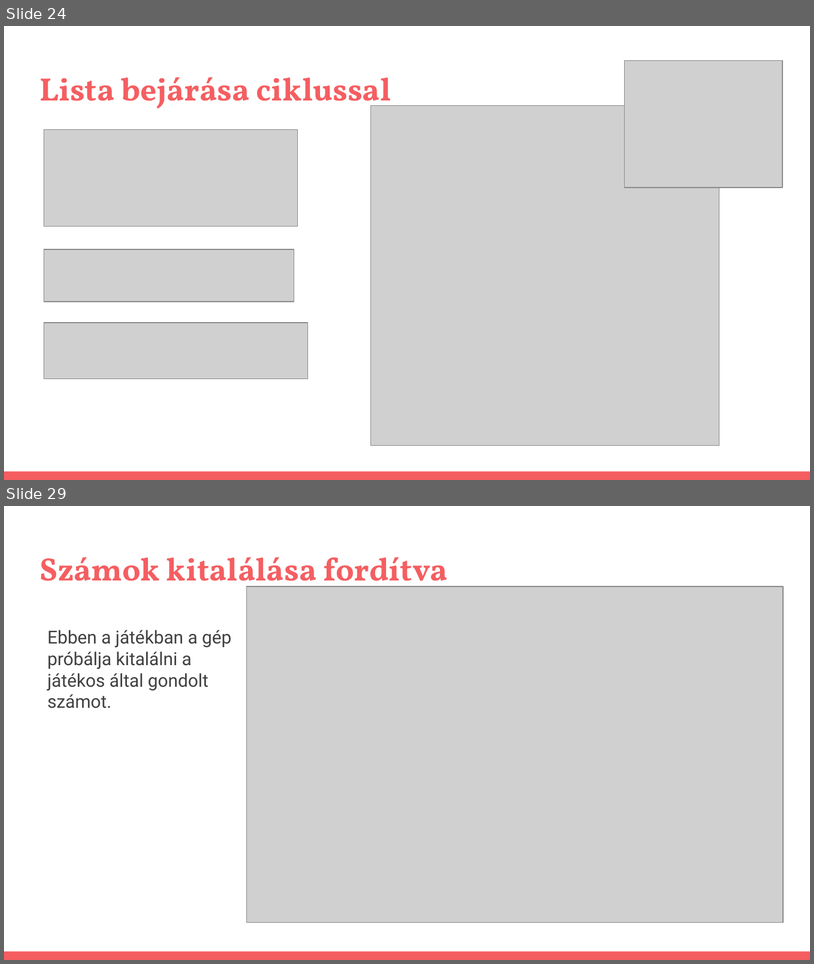
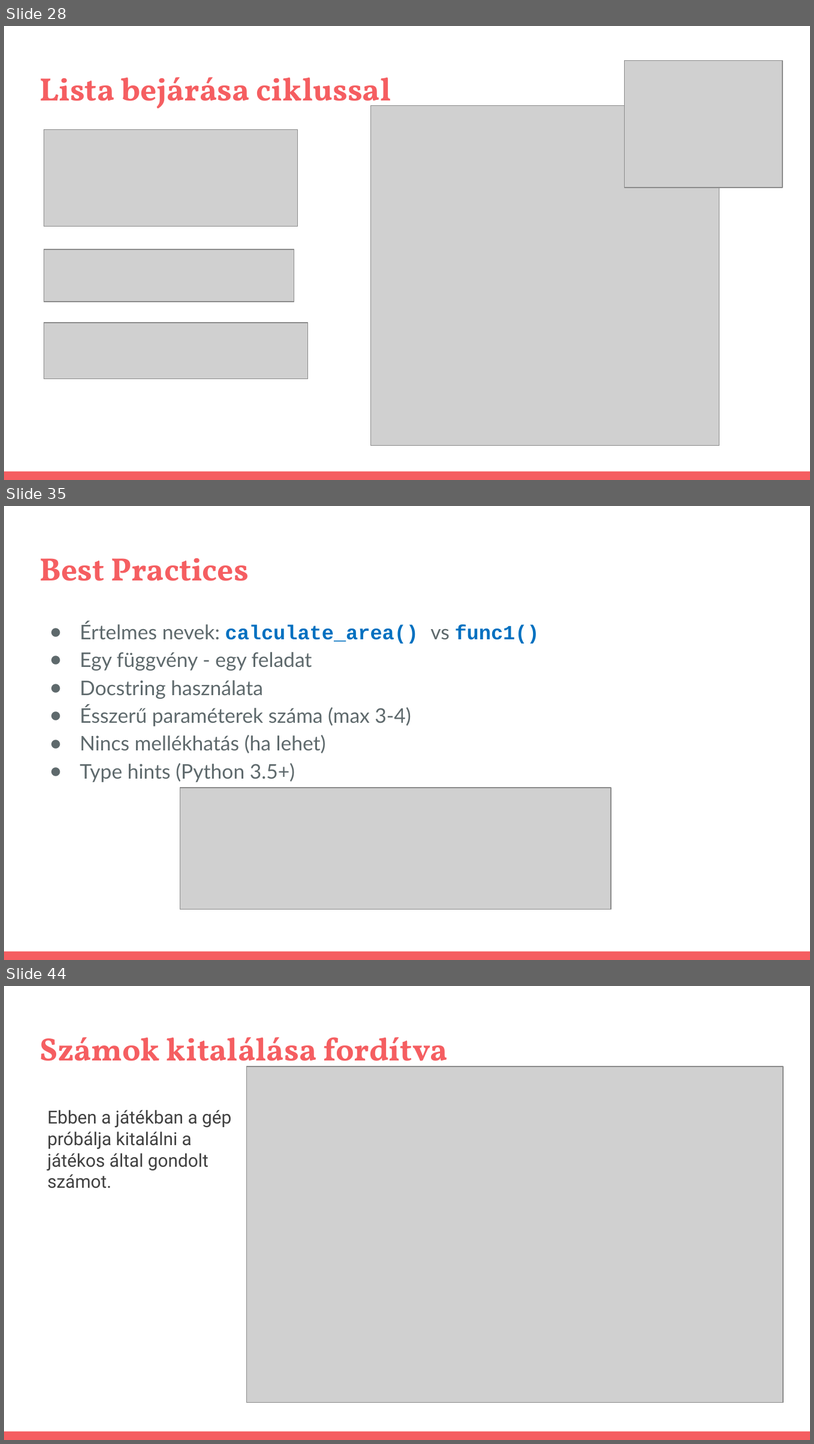
Before and after one commit to pisti72/infoka, a slide deck: prog/Bevezetés a Programozás Világába.pptx. Shown one above the other, each under a label of ours: slides 24 and 29 before the commit, slides 28, 35 and 44 after it; the slides between them are not shown. The pictures are 814x964 and 814x1444 pixels, drawn with LibreOffice and Linux fonts; fonts in the diff are those of the drawing; grey boxes stand for pictures. Boxes give left, top, right and bottom in pixels: in the first picture for what was removed or moved away, otherwise in the second. Text is boxed around its words. In the diff, an @@ line names an element or a change of style, - is before the commit and + after.

```diff
--- a/prog/Bevezetés a Programozás Világába.pptx
+++ b/prog/Bevezetés a Programozás Világába.pptx
@@ slide 35 added at (x1=4, y1=506, x2=810, y2=960), background #FFFFFF; not listed: 1 template element that a slide beside it also shows @@
@@ title added at (x1=39, y1=558, x2=249, y2=581), 28.8 pt, text #F55E61, bold @@
+Best Practices
@@ text added at (x1=80, y1=622, x2=540, y2=782), 18 pt, text #5E696C @@
+● Értelmes nevek: calculate_area() vs func1()
+● Egy függvény - egy feladat
+● Docstring használata
+● Ésszerű paraméterek száma (max 3-4)
+● Nincs mellékhatás (ha lehet)
+● Type hints (Python 3.5+)
@@ picture added at (x1=180, y1=787, x2=612, y2=909) @@
@@ what was slide 24 is now slide 28 @@
@@ what was slide 29 is now slide 44 @@
```
Also in this commit, not shown: 6 slides changed, 18 other slides added, 2 other files.
